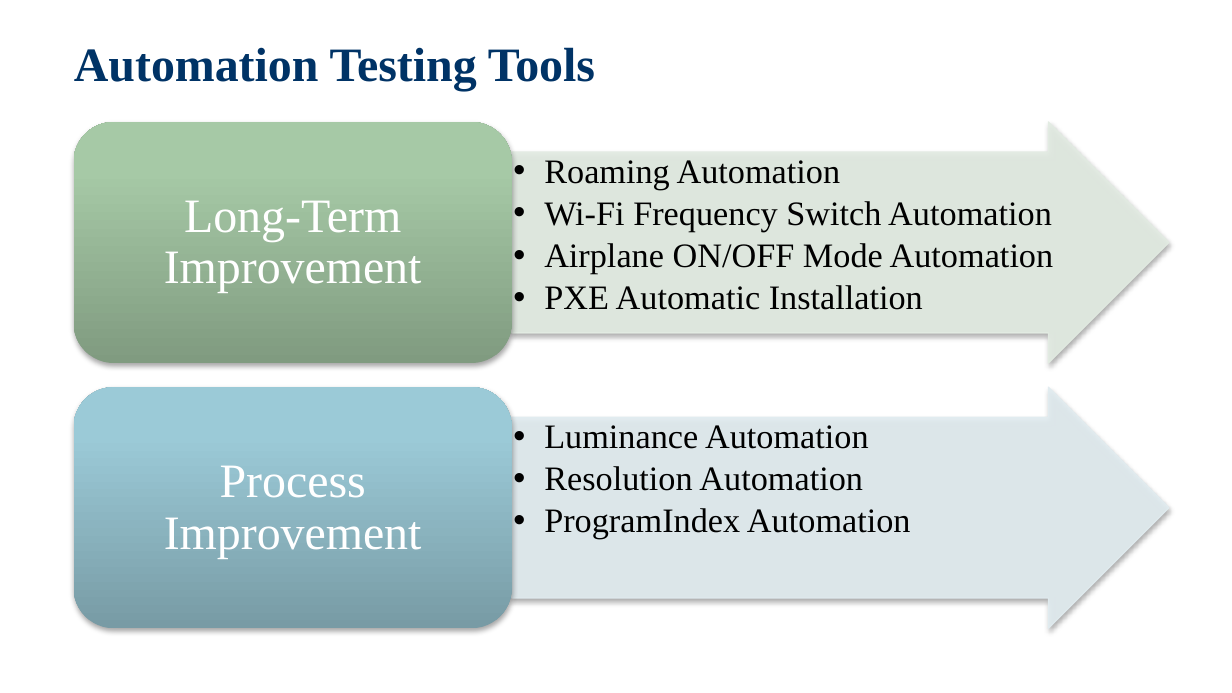
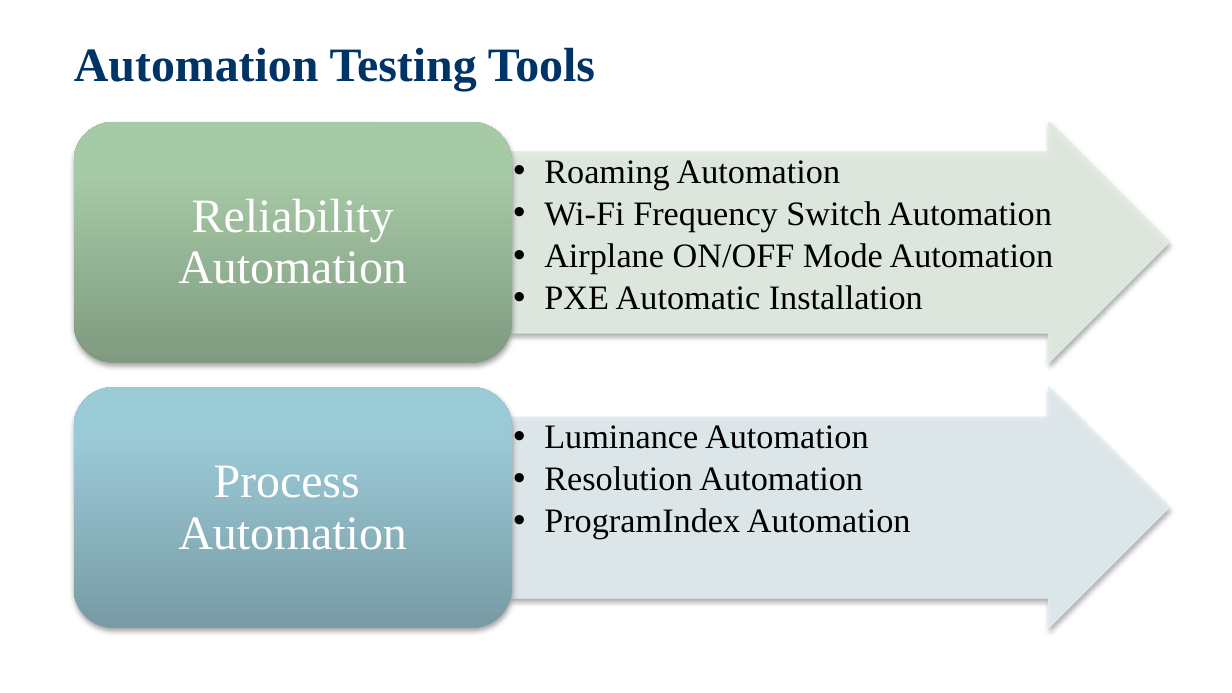
Before and after one commit to jackiejay888/automation, a slide deck: slide 4 of kpi/Automation Testing_Demo/Automation Testing_20200311.pptx. Drawn at 1232x693 pixels with LibreOffice and Linux fonts; fonts in the diff are those of the drawing; background and template pictures are left out. Boxes give left, top, right and bottom in pixels: in the first picture for what was removed or moved away, otherwise in the second. Text is boxed around its words. In the diff, an @@ line names an element or a change of style, - is before the commit and + after.

Commit message:
Modify the Automation Testing_Demo

```diff
--- a/kpi/Automation Testing_Demo/Automation Testing_20200311.pptx
+++ b/kpi/Automation Testing_Demo/Automation Testing_20200311.pptx
@@ text at (178, 199, 407, 284): text changed @@
-Long-Term Improvement
+Reliability Automation
@@ text at (178, 465, 407, 550): text changed @@
-Process Improvement
+Process Automation
```
Also in this commit, not shown: 14 other slides changed, 1 slide removed.
